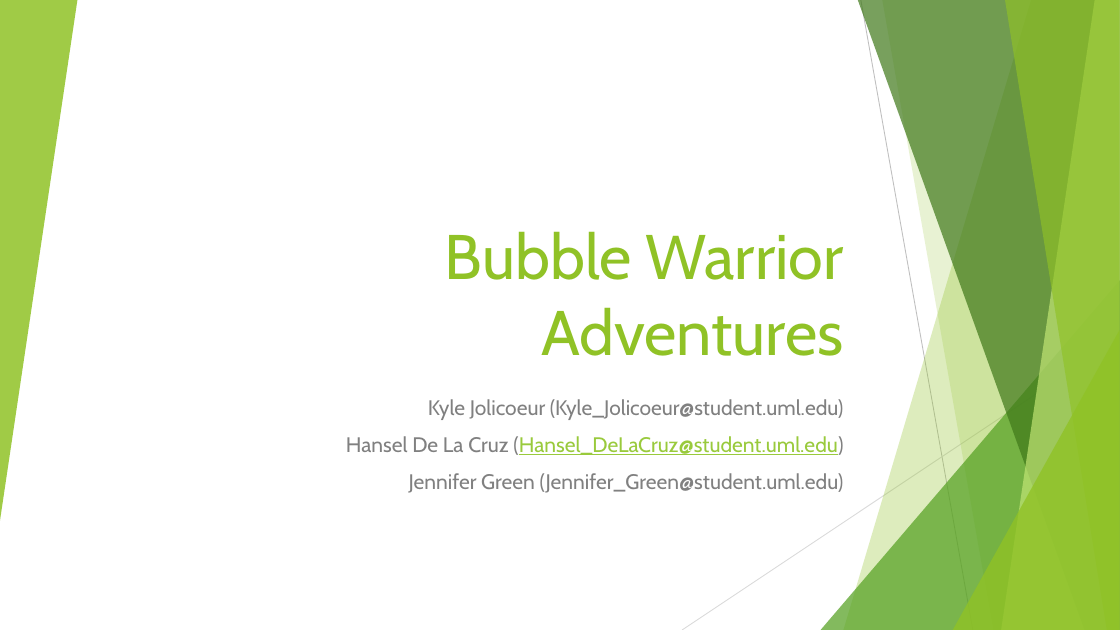
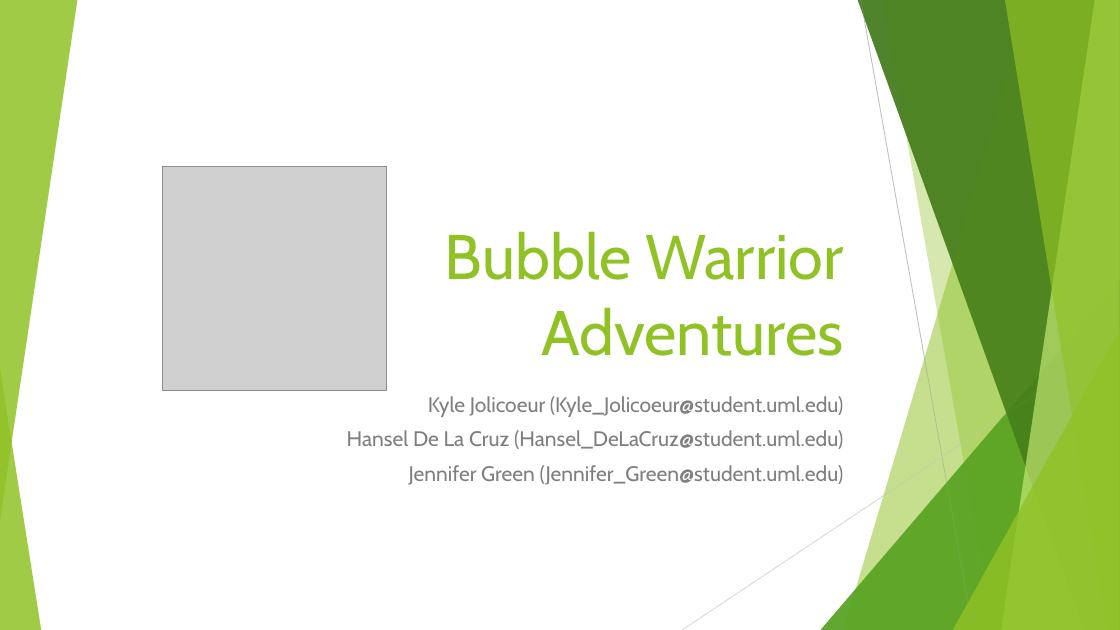
Before and after one commit to hanselrd/bubble-warrior-adventures, a slide deck: slide 1 of powerpoint/Bubble Warrior Adventures.pptx. Drawn at 1120x630 pixels with LibreOffice and Linux fonts; fonts in the diff are those of the drawing; grey boxes stand for pictures. Boxes give left, top, right and bottom in pixels: in the first picture for what was removed or moved away, otherwise in the second. Text is boxed around its words. In the diff, an @@ line names an element or a change of style, - is before the commit and + after.

```diff
--- a/powerpoint/Bubble Warrior Adventures.pptx
+++ b/powerpoint/Bubble Warrior Adventures.pptx
@@ freeform shape at bbox=[858, 0, 1120, 630]: fill #3F7819 at 70% opacity to #3F7818 at 70% opacity @@
@@ freeform shape at bbox=[1002, 0, 1120, 630]: fill #C0E474 at 70% opacity to #BFE471 at 70% opacity @@
@@ picture added at bbox=[162, 166, 386, 391] @@
@@ line (1120, 339) - (682, 630): stroke #D9D9D9 0.75 pt to #D8D8D8 0.75 pt @@
@@ group added at bbox=[821, 0, 1120, 630]: 5 freeform shapes, 2 triangles @@
@@ triangle added at bbox=[0, 369, 41, 630], fill #90C226 at 85% opacity @@
@@ subtitle "Kyle Jolicoeur (Kyle_Jolicoeur@student.uml.edu)" at bbox=[347, 396, 844, 485]: text colour #808080 to #7F7F7F in "Kyle Jolicoeur (Kyle_Jolicoeur@student.uml.edu)", "Hansel De La Cruz (Hansel_DeLaCruz@student.uml.edu)", "Jennifer Green (Jennifer_Green@student.uml.edu)"; text colour #99CA3C to #7F7F7F, underline off in "(Hansel_DeLaCruz@student.uml.edu)"; line spacing 1 to 0.9; less space between paragraphs @@
```
Also in this commit, not shown: 6 other slides changed.
